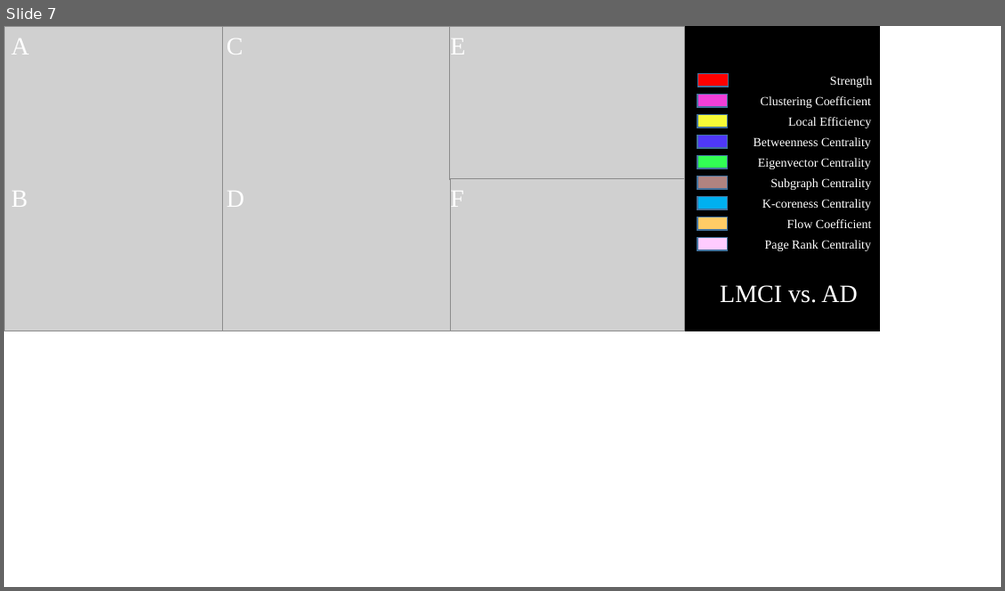
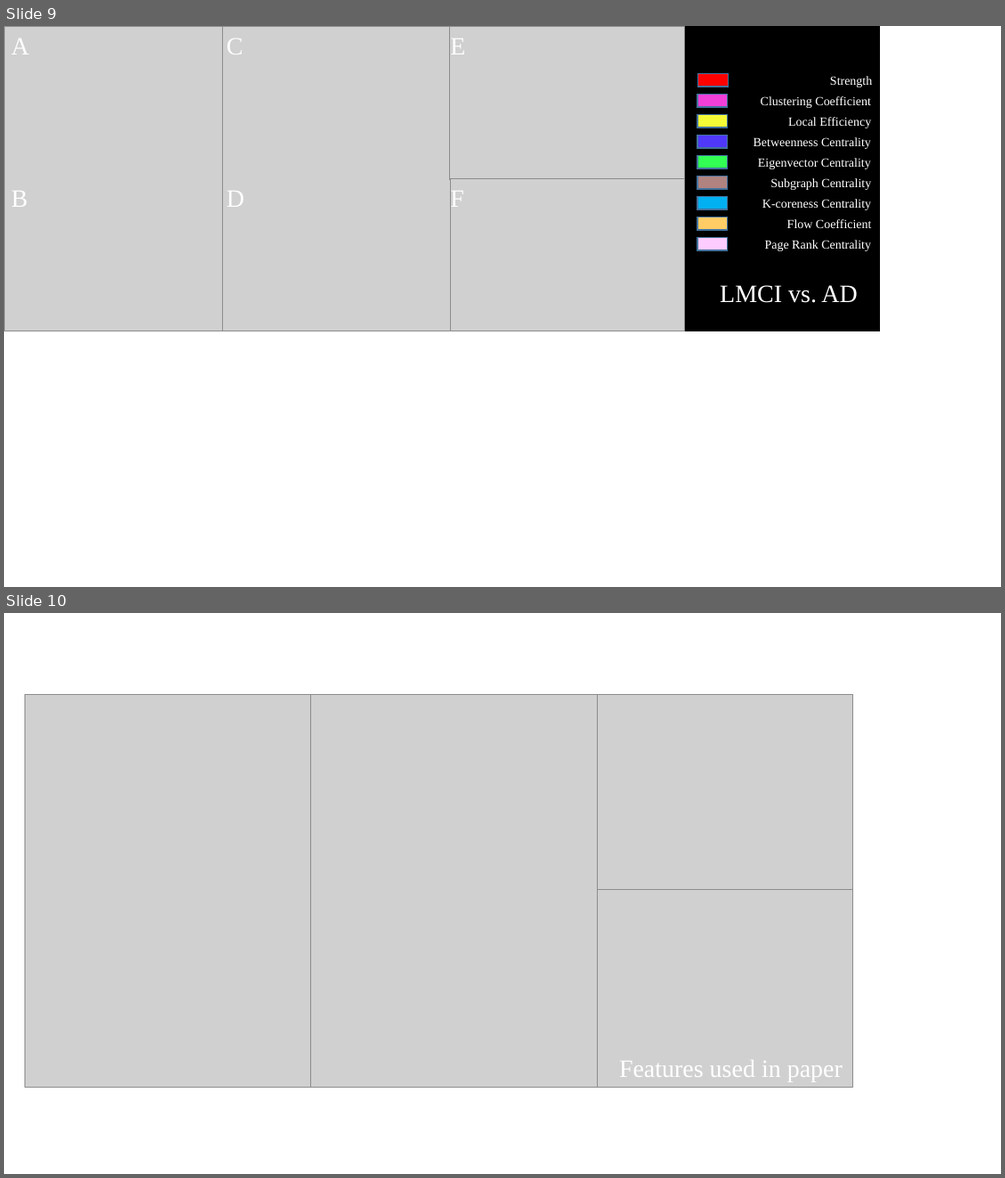
Before and after one commit to wangboc/MCIs, a slide deck: Figures/fig.pptx. Shown one above the other, each under a label of ours: slide 7 before the commit, slides 9 and 10 after it. The pictures are 1005x591 and 1005x1178 pixels, drawn with LibreOffice and Linux fonts; fonts in the diff are those of the drawing; grey boxes stand for pictures. Boxes give left, top, right and bottom in pixels: in the first picture for what was removed or moved away, otherwise in the second. Text is boxed around its words. In the diff, an @@ line names an element or a change of style, - is before the commit and + after.

```diff
--- a/Figures/fig.pptx
+++ b/Figures/fig.pptx
@@ slide 10 added at [4,613,1001,1174], background #FFFFFF @@
@@ picture added at [25,695,310,1086] @@
@@ picture added at [311,695,597,1086] @@
@@ picture added at [597,695,853,889] @@
@@ picture added at [597,889,853,1086] @@
@@ text added at [619,1060,842,1082], 24 pt, text #FFFFFF @@
+Features used in paper
@@ what was slide 7 is now slide 9 @@
```
Also in this commit, not shown: 4 other slides added, 1 slide removed, 12 other files.
